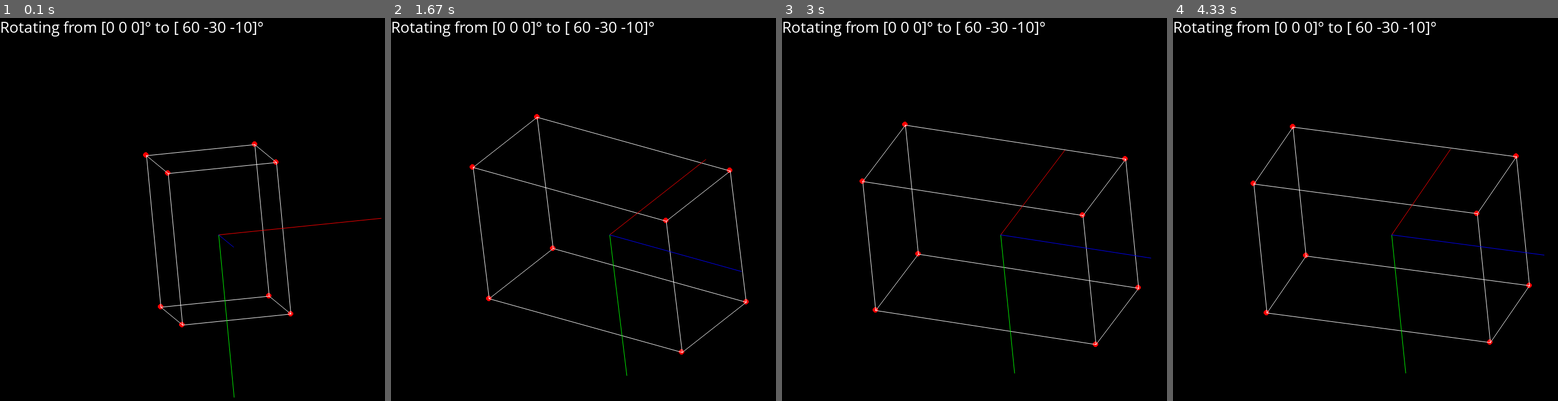
Above: before the commit, frames 1-4 (left to right).
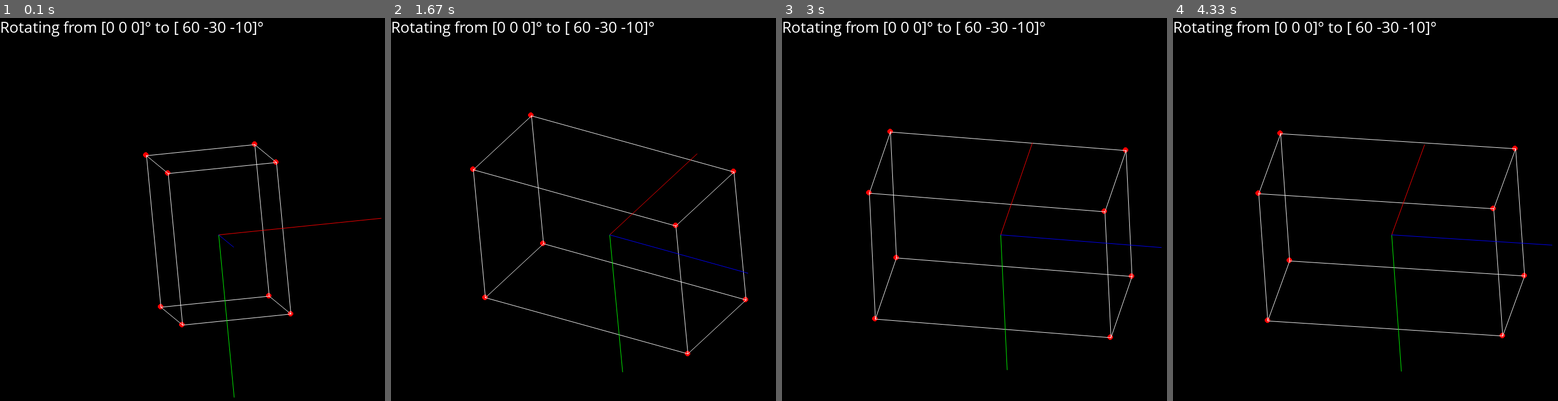
Above: after the commit, the same moments.

Repository: gsomani/AtitudeControl
Game: pygame game, started from python/PIDControllerTest.py
Two runs of this game, one before a commit and one after it. Both use one fixed random seed, a clock stepped at 60 frames per second and the inputs below.
Inputs:
- Up to frame 1 (0.1 s): no input
- Up to frame 2 (1.67 s): no input
- Up to frame 3 (3 s): no input
- Up to frame 4 (4.33 s): no input

The runs differ from the first frame. In frame 2, 2.2% of the frame differs, in the area x 20-93%, y 24-94%; in frame 3, 2.8%; in frame 4, 2.8%, in the area x 20-99%, y 27-93%.

Commit message:
Tuned PID parameters

Diff:
--- a/python/PIDController.py
+++ b/python/PIDController.py
@@ -47,4 +47,6 @@
         plt.plot(self.errorVectorList[:, 0], label='Roll')  # Plot roll rate
         plt.plot(self.errorVectorList[:, 1], label='Pitch')  # Plot pitch rate
         plt.plot(self.errorVectorList[:, 2], label='Yaw')  # Plot yaw rate
-        plt.title('error')
+        plt.title('PID Error')
+        plt.legend()
+        plt.savefig(f'PID_Error')
--- a/python/PIDControllerTest.py
+++ b/python/PIDControllerTest.py
@@ -22,6 +22,7 @@
         This test will change the attitude to a particular set point
         """
 
+        # Change these for different set points
         O1 = np.array([60, -30, -10])
         O2 = np.array([30, 30, 30])
         O3 = np.array([140, -80, 210])
@@ -37,7 +38,7 @@
         gyroscope = Gyroscope(self.I, gyroNoiseStd, omegaInit, self.torqueInit, self.dt)
 
         Kp = 20 * (self.I.diagonal()/np.max(self.I))
-        Ki = 0.1 * (self.I.diagonal()/np.max(self.I))
+        Ki = 0.4 * (self.I.diagonal()/np.max(self.I))
         Kd = 400 * (self.I.diagonal()/np.max(self.I))
         controller = PIDController(Kp, Ki, Kd, qInit, self.dt)
 
@@ -47,9 +48,9 @@
 
         realOrientation = self.simulate(desiredQ, qInit, gyroscope, controller, reactionWheel)
 
-        Plotter.plotOmega(np.array(gyroscope.omegaList), title='Omega')
-        Plotter.plotOmega(np.array(gyroscope.omegaNoisyList), title='OmegaNoisy')
-        #np.save('realOrientation', realOrientation)
+        Plotter.plotOmega(np.array(gyroscope.omegaList), title='Omega of the spacecraft')
+        Plotter.plotOmega(np.array(gyroscope.omegaNoisyList), title='GyroScope Data (With Gyro Noise)')
+        np.save('realOrientation', realOrientation)
         framesPerAngle = self.simTime/self.dt
         plotPyGame(realOrientation, np.insert(desiredOrientation, 0, np.zeros(3), axis=0), framesPerAngle)
         Plotter.plot3D(realOrientation)
--- a/python/Plotter.py
+++ b/python/Plotter.py
@@ -13,7 +13,7 @@
     plt.ylabel('Angular Velocity (rad/s)')
     plt.legend()
     plt.title(title)
-    plt.savefig(f'{title}-Omega')
+    plt.savefig(f'{title}')
     plt.show()
 
 def shapeFromInertia(mass, I):
--- a/python/Quaternion.py
+++ b/python/Quaternion.py
@@ -14,32 +14,50 @@
   return R
 
 def eulerToQuaternion(roll, pitch, yaw):
-    """
-    Converts ZYX Euler angles (in degrees) to a quaternion.
+  """
+  Converts ZYX Euler angles (in degrees) to a quaternion.
+  """
 
-    Returns:
-        numpy.ndarray: A quaternion in the form of [qw, qx, qy, qz].
-    """
+  r = np.deg2rad(roll)
+  p = np.deg2rad(pitch)
+  y = np.deg2rad(yaw)
 
-    r = np.deg2rad(roll)
-    p = np.deg2rad(pitch)
-    y = np.deg2rad(yaw)
+  # Calculate trigonometric components
+  c1 = np.cos(r/2)
+  c2 = np.cos(p/2)
+  c3 = np.cos(y/2)
+  s1 = np.sin(r/2)
+  s2 = np.sin(p/2)
+  s3 = np.sin(y/2)
 
-    # Calculate trigonometric components
-    c1 = np.cos(r/2)
-    c2 = np.cos(p/2)
-    c3 = np.cos(y/2)
-    s1 = np.sin(r/2)
-    s2 = np.sin(p/2)
-    s3 = np.sin(y/2)
+  # Construct the quaternion (scalar-last convention)
+  qw = c1*c2*c3 - s1*s2*s3
+  qx = s1*s2*c3 + c1*c2*s3
+  qy = s1*c2*c3 + c1*s2*s3
+  qz = c1*s2*c3 - s1*c2*s3
 
-    # Construct the quaternion (scalar-last convention)
-    qw = c1*c2*c3 - s1*s2*s3
-    qx = s1*s2*c3 + c1*c2*s3
-    qy = s1*c2*c3 + c1*s2*s3
-    qz = c1*s2*c3 - s1*c2*s3
+  return np.array([qw, qx, qy, qz])
 
-    return np.array([qw, qx, qy, qz])
+def quaternionToEuler(q):
+  """
+  Converts a quaternion to ZYX Euler angles (in radians).
+  """
+
+  qw, qx, qy, qz = q
+
+  # Avoid singularities near pitch +/- 90 degrees (Gimbal lock)
+  test = 2.0 * (qw*qy + qz*qx)
+  if test >= 1:
+    pitch = np.pi / 2
+  elif test <= -1:
+    pitch = -np.pi / 2
+  else:
+    pitch = np.arcsin(test)
+
+  roll = np.arctan2(2.0*(qw*qx + qy*qz), 1 - 2*(qx**2 + qy**2))
+  yaw = np.arctan2(2.0*(qw*qz + qx*qy), 1 - 2*(qy**2 + qz**2))
+
+  return roll, pitch, yaw
 
 def quaternionKinematics(q, omega):
   """
Not shown, changed: .gitignore
